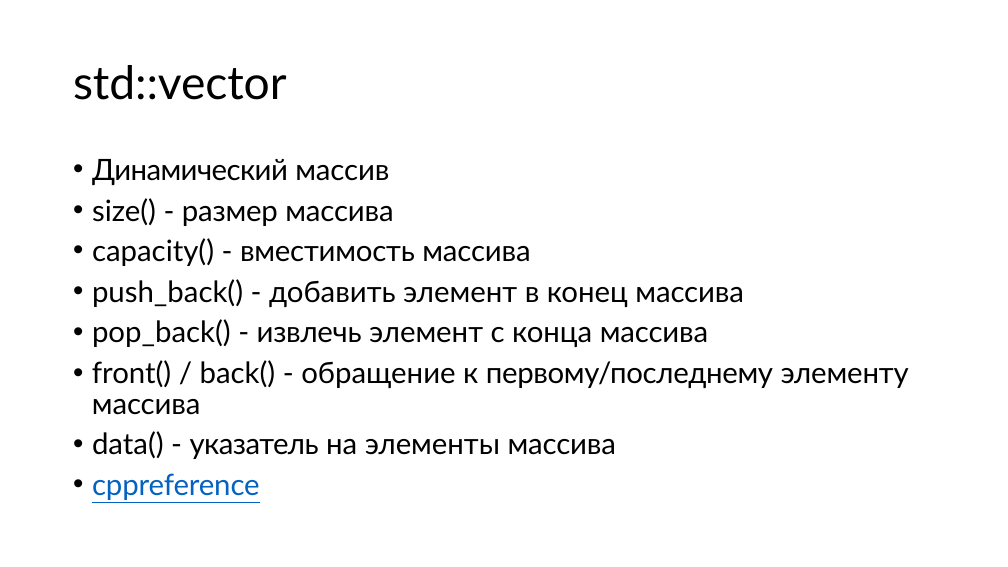
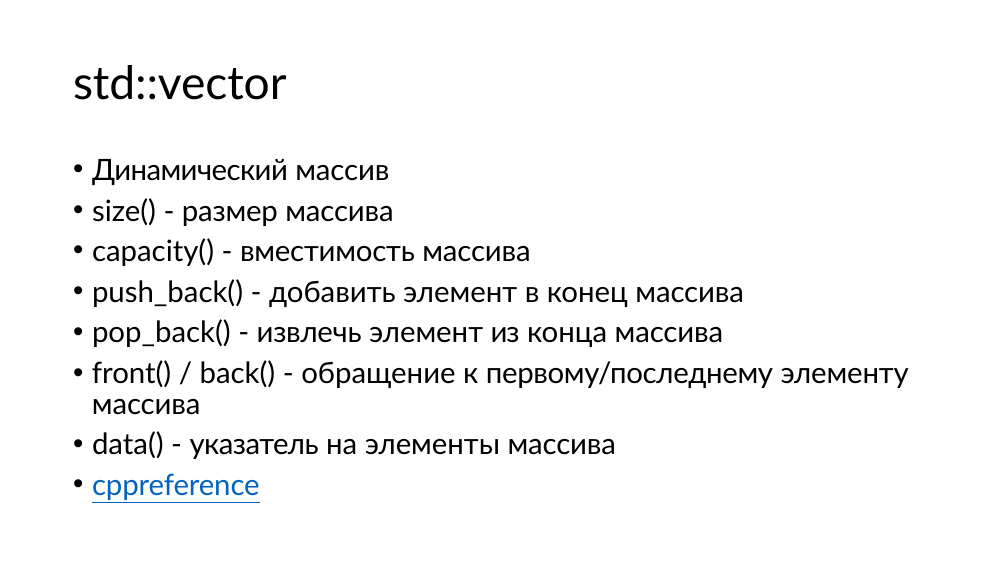
Before and after one commit to kostya2709/C_Plus_Plus_seminars, a slide deck: slide 5 of autumn/sem_1_basics/presentations/Семинар_1_basics.pptx (slide 3 before the commit). Drawn at 1008x567 pixels with LibreOffice and Linux fonts; fonts in the diff are those of the drawing. Boxes give left, top, right and bottom in pixels: in the first picture for what was removed or moved away, otherwise in the second. Text is boxed around its words. In the diff, an @@ line names an element or a change of style, - is before the commit and + after.

Commit message:
sem1 presentations

```diff
--- a/autumn/sem_1_basics/presentations/Семинар_1_basics.pptx
+++ b/autumn/sem_1_basics/presentations/Семинар_1_basics.pptx
@@ text at <box>92,319,723,347</box>: text changed @@
-• pop_back() - извлечь элемент с конца массива
+• pop_back() - извлечь элемент из конца массива
```
Also in this commit, not shown: 1 other slide changed, 2 slides added, 1 other file.
